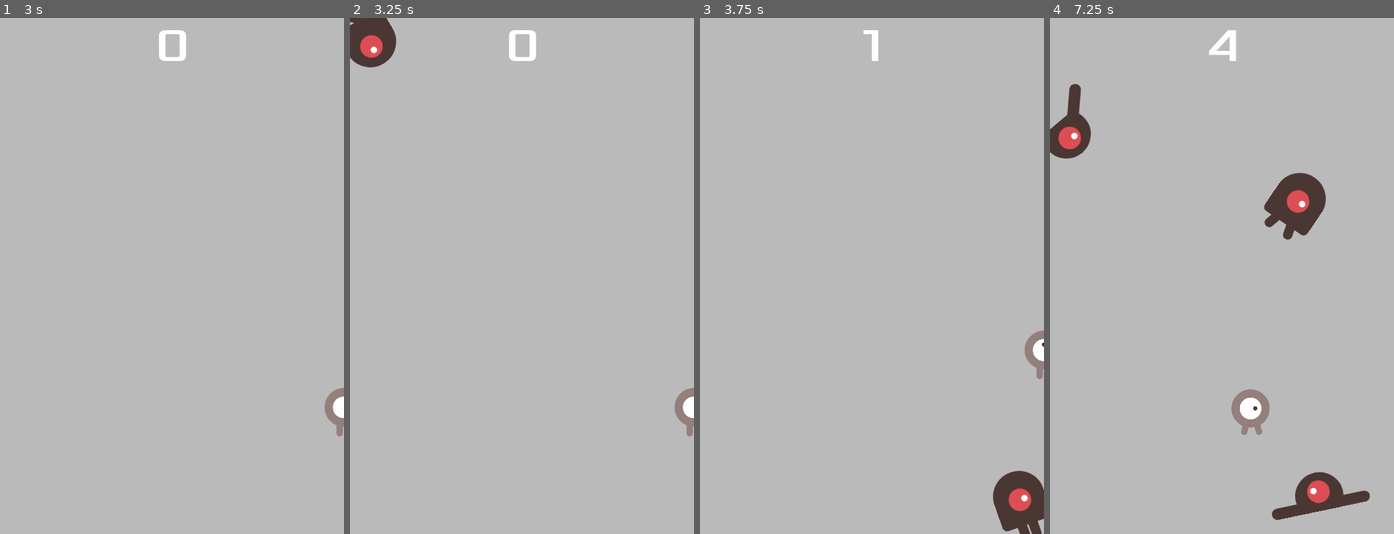
Above: before the commit, frames 1-4 (left to right).
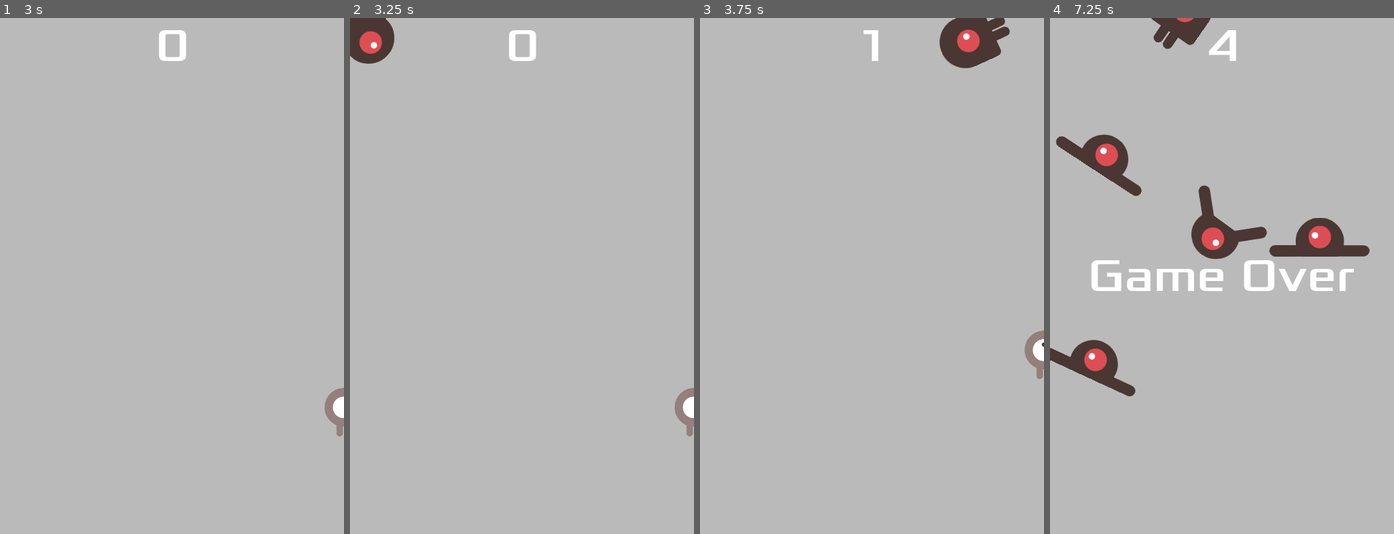
Above: after the commit, the same moments.

Repository: guicardosom/dodge-the-creeps
Game: Godot game, scene res://scenes/main.tscn
Two runs of this game, one before a commit and one after it. Both use one fixed random seed, a clock stepped at 60 frames per second and the inputs below.
Inputs:
- Up to frame 1 (3 s): click "Start" at 0.5 s; tap Enter at 1.25 s; hold Right (move_right) 1.28-2.03 s; hold Down (move_down) 2.03-2.78 s; hold Right (move_right) from 2.78 s (still down)
- Up to frame 2 (3.25 s): keep holding Right (move_right)
- Up to frame 3 (3.75 s): release Right (move_right) at 3.53 s; hold Up (move_up) from 3.53 s (still down)
- Up to frame 4 (7.25 s): release Up (move_up) at 4.28 s; hold Left (move_left) 4.28-5.78 s; hold Down (move_down) 5.78-6.53 s; hold Right (move_right) from 6.53 s (still down)

Frame 1 is identical in both runs. In frame 2, 0.3% of the frame differs, in the area x 0-14%, y 0-10%; in frame 3, 3.0%; in frame 4, 11%, in the area x 0-94%, y 0-98%.

Commit message:
Abstracts mobs initialization

Diff:
--- a/dodge-the-creeps/scripts/main.gd
+++ b/dodge-the-creeps/scripts/main.gd
@@ -28,26 +28,11 @@
 	$ScoreTimer.start()
 
 func _on_mob_timer_timeout():
-	# Create a new instance of the Mob scene.
 	var mob = mob_scene.instantiate()
 
-	# Choose a random location on Path2D.
 	var mob_spawn_location = $MobPath/MobSpawnLocation
 	mob_spawn_location.progress_ratio = randf()
 
-	# Set the mob's position to the random location.
-	mob.position = mob_spawn_location.position
+	mob.initialize(mob_spawn_location.position, mob_spawn_location.rotation)
 
-	# Set the mob's direction perpendicular to the path direction.
-	var direction = mob_spawn_location.rotation + PI / 2
-
-	# Add some randomness to the direction.
-	direction += randf_range(-PI / 4, PI / 4)
-	mob.rotation = direction
-
-	# Choose the velocity for the mob.
-	var velocity = Vector2(randf_range(150.0, 250.0), 0.0)
-	mob.linear_velocity = velocity.rotated(direction)
-
-	# Spawn the mob by adding it to the Main scene.
 	add_child(mob)
--- a/dodge-the-creeps/scripts/mob.gd
+++ b/dodge-the-creeps/scripts/mob.gd
@@ -5,5 +5,17 @@
 	$AnimatedSprite2D.animation = mob_types.pick_random()
 	$AnimatedSprite2D.play()
 
-func _on_visible_on_screen_notifier_2d_screen_exited() -> void:
+func _on_visible_on_screen_notifier_2d_screen_exited():
 	queue_free()
+
+func initialize(spawn_position: Vector2, base_rotation: float):
+	# Set the mob's position
+	position = spawn_position
+
+	# Set direction with randomness
+	var direction = base_rotation + PI / 2 + randf_range(-PI / 4, PI / 4)
+	rotation = direction
+
+	# Assign a random velocity rotated in the direction
+	var velocity = Vector2(randf_range(150.0, 250.0), 0.0)
+	linear_velocity = velocity.rotated(direction)
